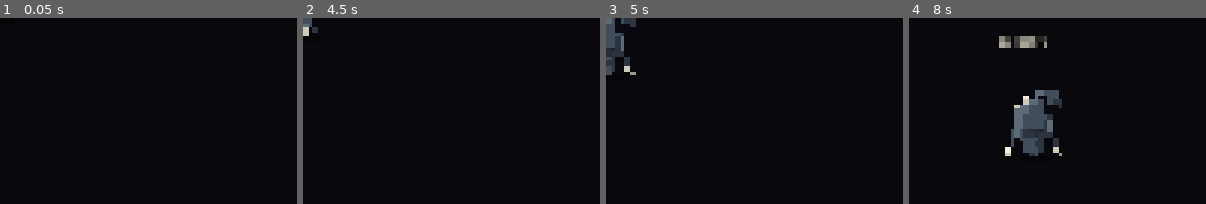
Above: before the commit, frames 1-4 (left to right).
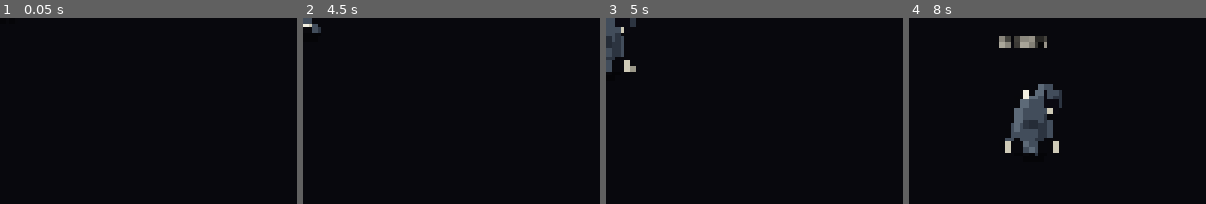
Above: after the commit, the same moments.

Repository: snamberi/Hall-Through-Heart
Game: Godot game, scene res://scenes/enemies/enemy.tscn
Two runs of this game, one before a commit and one after it. Both use one fixed random seed, a clock stepped at 60 frames per second and the inputs below. This scene is started directly instead of the project's main scene.
Inputs (mouse positions are in pixels of both pictures, inside the frame that each line leads up to):
- Up to frame 1 (0.05 s): no input
- Up to frame 2 (4.5 s): tap Enter at 0.5, 2, 3.5 s; move the mouse to (outside the picture) at 0.52 s; hold D (move_right) 0.53-1.25 s; tap 1 (ability_1) at 0.6 s; click (outside the picture) at 0.67 s; tap Space (dodge) at 1.25, 2.75, 4.25 s; drag from (outside the picture) to (outside the picture) at 1.27 s; move the mouse to (outside the picture) at 2.02 s; hold D (move_right) 2.03-2.75 s; tap 3 (ability_3) at 2.1 s; drag from (outside the picture) to (outside the picture) at 2.77 s; move the mouse to (outside the picture) at 3.52 s; hold A (move_left) 3.53-4.25 s; tap R (ability_swap) at 3.6 s; drag from (outside the picture) to (outside the picture) at 4.27 s
- Up to frame 3 (5 s): no input
- Up to frame 4 (8 s): move the mouse to (outside the picture) at 5.02 s; hold S (move_down) 5.03-5.75 s; tap X (dismantle) at 5.1 s; click (outside the picture) at 5.17 s; drag from (outside the picture) to (outside the picture) at 5.77 s; move the mouse to (outside the picture) at 6.52 s; hold W (move_up) 6.53-7.25 s; tap 5 (hotbar_1) at 6.6 s; drag from (outside the picture) to (outside the picture) at 7.27 s

Frame 1 is identical in both runs. In frame 2, 0.3% of the frame differs, in the area x 0-7%, y 3-10%; in frame 3, 1.1%; in frame 4, 2.6%, in the area x 32-52%, y 35-75%.

Commit message:
Monsters move while winding up, themed caves
- Monsters breathe while idle, bob as they walk, coil and tremble during
  wind-ups (rocking their last frames instead of freezing), stretch into
  strikes and jolt when staggered
- Caves roll one of seven themes: Cavern, Bat Roost, Fungal Grotto,
  Abandoned Mine, Ossuary, Ember Depths, Flooded Cave, each with its own
  monsters, floor, scenery, coloured light, ore amount and lair guardian
- Caves vary in size, can hold Elites, and some keep a Champion by the
  treasure instead of a mini-boss

Co-Authored-By: Claude Opus 5.5 <noreply@anthropic.com>
Claude-Session: https://claude.ai/code/session_018VKRMzBJrrQDcMAxNX13Ea

Diff:
--- a/scripts/enemies/enemy_animator.gd
+++ b/scripts/enemies/enemy_animator.gd
@@ -36,9 +36,65 @@
 	play("idle")
 
 
-func _process(_delta: float) -> void:
+var _time := 0.0
+var _base_position := Vector2.ZERO
+var _base_ready := false
+
+
+func _process(delta: float) -> void:
 	if sprite_frames == null:
 		return
+	if not _base_ready:
+		_base_position = position
+		_base_ready = true
+	_time += delta
+	_choose_animation()
+	_add_motion()
+
+
+## Body motion on top of the frames, so nothing ever stands frozen: a
+## breath while idle, a bob while walking, a coiling tremble while winding
+## up (and the last frames rocking if the wind-up outlasts them), a
+## stretch into the strike, and a jolt when staggered.
+func _add_motion() -> void:
+	var offset := Vector2.ZERO
+	var squash := Vector2.ONE
+	var tilt := 0.0
+	match _enemy.state:
+		Enemy.State.WINDUP:
+			var progress := clampf(1.0 - _enemy._state_time_left / maxf(_enemy.windup_time, 0.05), 0.0, 1.0)
+			tilt = -0.14 * progress
+			offset = Vector2(randf_range(-1.6, 1.6) * progress, randf_range(-0.8, 0.8) * progress)
+			squash = Vector2(1.0 + 0.08 * progress, 1.0 - 0.07 * progress)
+			if not is_playing() and animation == "windup":
+				var count := sprite_frames.get_frame_count("windup")
+				frame = count - 1 - (int(_time * 10.0) % 2)
+		Enemy.State.LUNGE:
+			tilt = 0.16
+			squash = Vector2(1.12, 0.92)
+			offset = Vector2(3.0, 0.0)
+		Enemy.State.RECOVER:
+			tilt = 0.05 * sin(_time * 12.0)
+		Enemy.State.STAGGER:
+			tilt = -0.22
+			offset = Vector2(-3.0, 0.0)
+		Enemy.State.DEAD:
+			pass
+		_:
+			if _enemy.velocity.length() > 8.0:
+				var pace := 9.0 if _enemy.state == Enemy.State.CHASE else 6.5
+				offset.y = -absf(sin(_time * pace)) * 2.5
+				tilt = 0.045 * sin(_time * pace)
+				squash = Vector2(1.0 - 0.02 * absf(sin(_time * pace)), 1.0 + 0.03 * absf(sin(_time * pace)))
+			else:
+				var breath := sin(_time * 2.6)
+				squash = Vector2(1.0 - 0.015 * breath, 1.0 + 0.025 * breath)
+	position = _base_position + offset
+	scale = scale.lerp(squash, 0.35)
+	rotation = lerp_angle(rotation, tilt, 0.3)
+
+
+func _choose_animation() -> void:
 	match _enemy.state:
 		Enemy.State.WINDUP:
 			_play_for("windup", _enemy.windup_time)
--- a/scripts/world/instances.gd
+++ b/scripts/world/instances.gd
@@ -9,6 +9,24 @@
 const T := TerrainTiles.Type
 const CAVE_SIZE := Vector2i(34, 24)
 const CAVE_MONSTERS: Array[String] = ["carrion_bat", "bog_slime", "thorn_stalker", "rot_hound", "crag_golem", "bone_archer", "spore_shambler", "ash_wraith"]
+## Each cave rolls a theme: who lives there, what the floor is, what lies
+## about, how much ore, and who guards it when it is a lair.
+const CAVE_THEMES := {
+	"cavern": {"title": "Cavern", "floor": T.CAVE_FLOOR, "monsters": ["carrion_bat", "rot_hound", "crag_golem", "bone_archer", "husk"], "boss": "crag_golem",
+		"decor": [Prop.Decor.RUBBLE, Prop.Decor.BONES, Prop.Decor.CRATE], "ore": 1.0, "light": Color(1.0, 0.8, 0.55)},
+	"roost": {"title": "Bat Roost", "floor": T.CAVE_FLOOR, "monsters": ["carrion_bat", "carrion_bat", "carrion_bat", "rot_hound"], "boss": "carrion_bat",
+		"decor": [Prop.Decor.BONES, Prop.Decor.BONES, Prop.Decor.RUBBLE], "ore": 0.6, "light": Color(0.75, 0.7, 1.0), "count": 1.4},
+	"grotto": {"title": "Fungal Grotto", "floor": T.FUNGAL, "monsters": ["spore_shambler", "bog_slime", "bog_slime"], "boss": "spore_shambler",
+		"decor": [Prop.Decor.RUBBLE, Prop.Decor.BONES], "ore": 0.6, "herbs": 10, "light": Color(0.55, 1.0, 0.75)},
+	"mine": {"title": "Abandoned Mine", "floor": T.CAVE_FLOOR, "monsters": ["crag_golem", "husk", "bone_archer"], "boss": "crag_golem",
+		"decor": [Prop.Decor.CRATE, Prop.Decor.BARREL, Prop.Decor.LANTERN, Prop.Decor.FENCE], "ore": 2.0, "light": Color(1.0, 0.85, 0.5)},
+	"ossuary": {"title": "Ossuary", "floor": T.ASH, "monsters": ["bone_archer", "husk", "rot_cultist", "ash_wraith"], "boss": "rot_cultist",
+		"decor": [Prop.Decor.BONES, Prop.Decor.CANDLES, Prop.Decor.STATUE, Prop.Decor.BONES], "ore": 0.5, "light": Color(0.9, 0.95, 1.0)},
+	"ember": {"title": "Ember Depths", "floor": T.CINDER, "monsters": ["ember_wisp", "ash_wraith", "crag_golem"], "boss": "ember_wisp",
+		"decor": [Prop.Decor.BRAZIER, Prop.Decor.RUBBLE, Prop.Decor.OBELISK], "ore": 1.3, "light": Color(1.0, 0.5, 0.25)},
+	"flooded": {"title": "Flooded Cave", "floor": T.CAVE_FLOOR, "water": true, "monsters": ["bog_slime", "rot_hound", "thorn_stalker"], "boss": "bog_slime",
+		"decor": [Prop.Decor.RUBBLE, Prop.Decor.BARREL], "ore": 0.8, "light": Color(0.6, 0.85, 1.0)},
+}
 const VOID_MONSTERS: Array[String] = ["ash_wraith", "rot_cultist", "ember_wisp", "husk", "bone_archer"]
 const ARENA_RADIUS := 8
 
@@ -85,49 +103,103 @@
 func enter_cave(cave_seed: int, level: int, lair: bool, on_chest: Callable) -> void:
 	var random := RandomNumberGenerator.new()
 	random.seed = cave_seed
+	var theme_ids: Array = CAVE_THEMES.keys()
+	var theme: Dictionary = CAVE_THEMES[theme_ids[random.randi_range(0, theme_ids.size() - 1)]]
 	var cave := Room.new()
-	cave.title = "Cavern"
-	var open := _grow_cave(random)
-	for y in range(-1, CAVE_SIZE.y + 1):
-		for x in range(-1, CAVE_SIZE.x + 1):
+	cave.title = theme["title"] + (" (Lair)" if lair else "")
+	var size := Vector2i(random.randi_range(30, 44), random.randi_range(20, 30))
+	var open := _grow_cave(random, size)
+	var water := {}
+	if theme.get("water", false):
+		for cell: Vector2i in open:
+			if (sin(cell.x * 0.45 + cave_seed % 7) + cos(cell.y * 0.5 + cave_seed % 5)) > 1.15:
+				water[cell] = true
+	for y in range(-1, size.y + 1):
+		for x in range(-1, size.x + 1):
 			var cell := Vector2i(x, y)
-			cave.cells[cell] = T.CAVE_FLOOR if open.has(cell) else T.WALL
+			if not open.has(cell):
+				cave.cells[cell] = T.WALL
+			elif water.has(cell):
+				cave.cells[cell] = T.SHALLOW_WATER
+			else:
+				# Patches of plain stone break up the theme's floor.
+				cave.cells[cell] = theme["floor"] if theme["floor"] == T.CAVE_FLOOR or random.randf() < 0.94 else T.CAVE_FLOOR
 	# Come in at the lowest, leftmost open cell.
 	var floor_cells: Array = open.keys()
 	floor_cells.sort_custom(func(a: Vector2i, b: Vector2i) -> bool: return a.y - a.x > b.y - b.x)
 	cave.entry = floor_cells[0]
+	cave.cells[cave.entry] = T.CAVE_FLOOR
 	cave.build(_world.tile_set())
 	enter(cave)
 	cave.add_prop(Prop.create(Prop.Art.LADDER, cave.cell_position(cave.entry) + Vector2(0, -30), 0.0, "Climb out", func(_p: Player) -> void: leave()))
 
-	var far := cave.floor_by_distance()
+	var far := cave.floor_by_distance().filter(func(cell: Vector2i) -> bool: return not water.has(cell))
+	var used := {cave.entry: true}
+	var free_cell := func() -> Vector2i:
+		for attempt in 20:
+			var cell: Vector2i = far[random.randi_range(0, far.size() - 1)]
+			if not used.has(cell):
+				used[cell] = true
+				return cell
+		return far[random.randi_range(0, far.size() - 1)]
 	# Ore is richer underground than on the surface above.
-	for i in random.randi_range(6, 9):
-		var cell: Vector2i = far[random.randi_range(0, far.size() - 1)]
+	for i in roundi(random.randi_range(6, 9) * theme["ore"]):
+		var cell: Vector2i = free_cell.call()
 		var id := GatherDB.pick("ore", T.CAVE_FLOOR, level + 8, random)
-		if id != "" and cell != cave.entry:
+		if id != "":
 			cave.add_prop(ResourceNode.create(id, cell, cave.cell_position(cell)))
+	for i in theme.get("herbs", 0):
+		var cell: Vector2i = free_cell.call()
+		var herb := "glowshroom" if level >= 18 else "poison_mushroom"
+		if GatherDB.RESOURCES.has(herb):
+			cave.add_prop(ResourceNode.create(herb, cell, cave.cell_position(cell)))
+	# Scenery and glowing lights so each cave reads differently.
+	var decor: Array = theme["decor"]
+	for i in random.randi_range(10, 16):
+		var cell: Vector2i = free_cell.call()
+		var piece: int = decor[random.randi_range(0, decor.size() - 1)]
+		var solid := 0.0 if piece in [Prop.Decor.BONES, Prop.Decor.RUBBLE, Prop.Decor.CANDLES] else 10.0
+		var prop := Prop.create_decor(piece, cave.cell_position(cell) + Vector2(random.randf_range(-8, 8), random.randf_range(-8, 8)), solid)
+		if piece in [Prop.Decor.LANTERN, Prop.Decor.CANDLES, Prop.Decor.BRAZIER]:
+			prop.add_light(0.8, 1.3)
+		cave.add_prop(prop)
+	for i in random.randi_range(4, 7):
+		var glow := PointLight2D.new()
+		glow.texture = Prop.LIGHT
+		glow.texture_scale = random.randf_range(1.4, 2.4)
+		glow.energy = 0.55
+		glow.color = theme["light"]
+		glow.position = cave.cell_position(far[random.randi_range(0, far.size() - 1)]) - cave.position
+		cave.add_child(glow)
+	# Monsters: the theme's own, more in bigger caves, a few Elites.
 	var roomy := far.slice(0, far.size() * 2 / 3)
-	for i in random.randi_range(6, 9):
-		var options := CAVE_MONSTERS.filter(func(id: String) -> bool: return EnemyDB.ENEMIES[id]["min_level"] <= level + 2)
+	var options: Array = (theme["monsters"] as Array).filter(func(id: String) -> bool: return EnemyDB.ENEMIES[id]["min_level"] <= level + 3)
+	if options.is_empty():
+		options = CAVE_MONSTERS.filter(func(id: String) -> bool: return EnemyDB.ENEMIES[id]["min_level"] <= level + 2)
+	var count := roundi(random.randi_range(6, 9) * theme.get("count", 1.0) * (size.x * size.y) / 960.0)
+	for i in count:
 		var cell: Vector2i = roomy[random.randi_range(0, roomy.size() - 1)]
-		cave.enemies.append(_spawner.spawn_at(cave.cell_position(cell), level, Enemy.Rank.NORMAL, options[random.randi_range(0, options.size() - 1)]))
+		var rank := Enemy.Rank.ELITE if random.randf() < 0.12 else Enemy.Rank.NORMAL
+		cave.enemies.append(_spawner.spawn_at(cave.cell_position(cell), level, rank, options[random.randi_range(0, options.size() - 1)]))
 	var chest_cell: Vector2i = far[0]
 	_add_chest(cave, chest_cell, level, 2.0 if lair else 1.0, on_chest)
 	if lair:
-		cave.enemies.append(_spawner.spawn_at(cave.cell_position(far[mini(3, far.size() - 1)]), level, Enemy.Rank.MINIBOSS, "crag_golem"))
-
-
-func _grow_cave(random: RandomNumberGenerator) -> Dictionary:
+		cave.enemies.append(_spawner.spawn_at(cave.cell_position(far[mini(3, far.size() - 1)]), level, Enemy.Rank.MINIBOSS, theme["boss"]))
+	elif random.randf() < 0.3:
+		# Some caves keep a Champion by their treasure instead.
+		cave.enemies.append(_spawner.spawn_at(cave.cell_position(far[mini(2, far.size() - 1)]), level, Enemy.Rank.CHAMPION, options[random.randi_range(0, options.size() - 1)]))
+
+
+func _grow_cave(random: RandomNumberGenerator, size: Vector2i = CAVE_SIZE) -> Dictionary:
 	var open := {}
-	for y in CAVE_SIZE.y:
-		for x in CAVE_SIZE.x:
+	for y in size.y:
+		for x in size.x:
 			if random.randf() > 0.44:
 				open[Vector2i(x, y)] = true
 	for pass_index in 4:
 		var next := {}
-		for y in CAVE_SIZE.y:
-			for x in CAVE_SIZE.x:
+		for y in size.y:
+			for x in size.x:
 				var walls := 0
 				for dy in range(-1, 2):
 					for dx in range(-1, 2):
